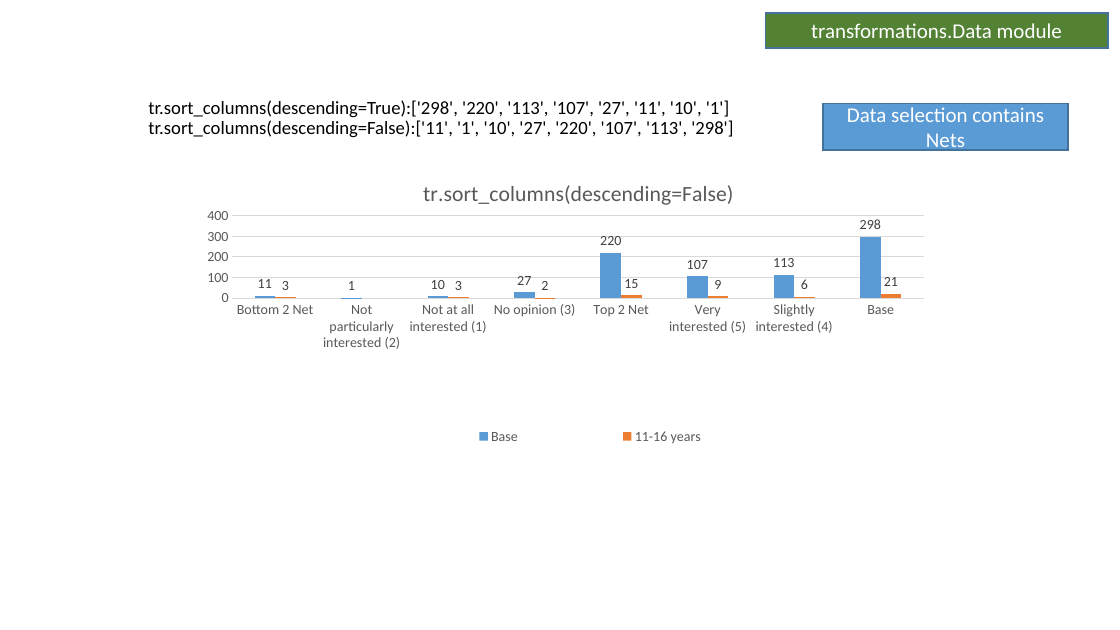
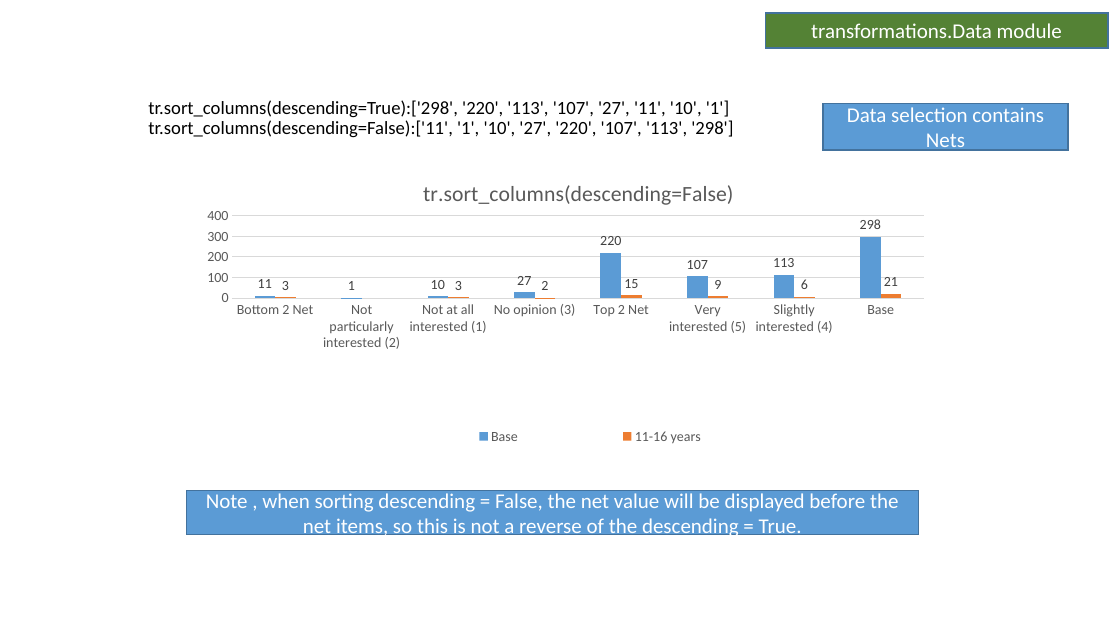
Before and after one commit to Collette-Curson/forgetdata_Slides_modules, a slide deck: slide 73 of Scripts/test_manual_transformations_known_good_results.pptx (slide 70 before the commit). Drawn at 1120x630 pixels with LibreOffice and Linux fonts; fonts in the diff are those of the drawing. Boxes give left, top, right and bottom in pixels: in the first picture for what was removed or moved away, otherwise in the second. Text is boxed around its words. In the diff, an @@ line names an element or a change of style, - is before the commit and + after.

Commit message:
Update to include additional sorting examples with selections from multiple tables

```diff
--- a/Scripts/test_manual_transformations_known_good_results.pptx
+++ b/Scripts/test_manual_transformations_known_good_results.pptx
@@ rectangle added at (187, 491, 918, 534), fill #5B9BD5, outline #43739E 1 pt, 18 pt, text #FFFFFF @@
+Note , when sorting descending = False, the net value will be displayed before the net items, so this is not a reverse of the descending = True.
```
Also in this commit, not shown: 6 slides added.
